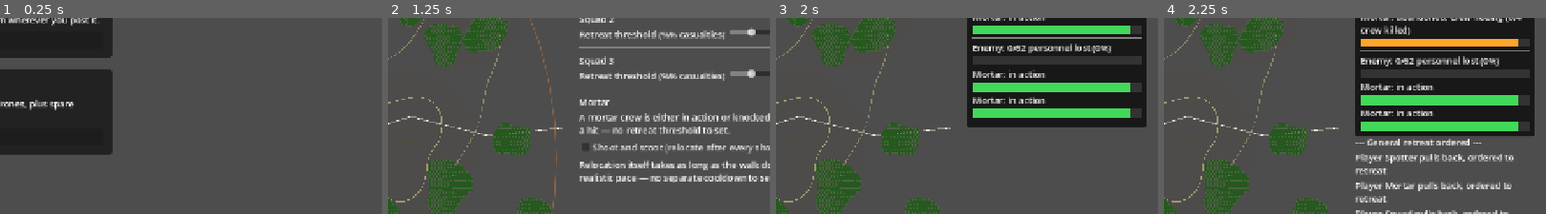
Above: before the commit, frames 1-4 (left to right).
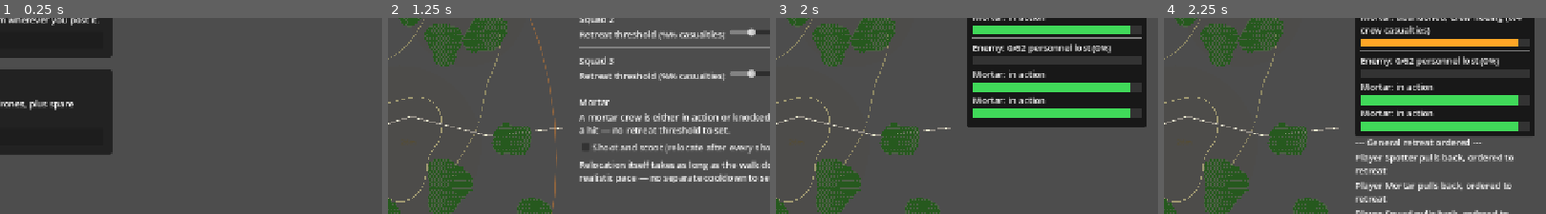
Above: after the commit, the same moments.

Repository: verybadcat/Drones
Game: Godot game, scene res://scenes/Main.tscn
Two runs of this game, one before a commit and one after it. Both use one fixed random seed, a clock stepped at 60 frames per second and the inputs below.
Inputs:
- Up to frame 1 (0.25 s): no input
- Up to frame 2 (1.25 s): click "Choose" at 0.5 s
- Up to frame 3 (2 s): click "Start Battle" at 1.25 s
- Up to frame 4 (2.25 s): click "Order General Retreat" at 2 s
The pictures show only the part of the screen within x 50-100%, y 23-73%; the shares and areas given below are measured in that part.

Frames 1-3 are identical in both runs. In frame 4, 0.4% of the frame differs, in the area x 57-70%, y 3-9%.

Commit message:
Mortar/drone-team crew casualties are now a real killed/wounded mix, not always "killed"
Unit._apply_crew_casualties (and a spotter's single-casualty case)
unconditionally tallied every crew member taken out of action as
killed_count, conflating "knocked out of the fight" with "dead."
Both now roll through the same killed/heavily-wounded/walking-wounded
split a squad's casualties already get. Renamed the underlying
crew_killed field to crew_casualties throughout, since the old name
was itself part of the problem.

The live sidebar (CasualtyDashboard) now says "N/N crew casualties"
instead of "killed"; the AAR breaks a crew's losses down by category
to match, so the detail moves to where it belongs instead of being
wrong everywhere it was shown.

Co-Authored-By: Claude Sonnet 5 <noreply@anthropic.com>

Diff:
--- a/scripts/battle_manager.gd
+++ b/scripts/battle_manager.gd
@@ -2429,9 +2429,11 @@
 ## gets that noted, since "withdrew safely" alone would hide that its crew
 ## was hurt.
 func _crew_survivor_label(u: Unit) -> String:
-	if u.crew_killed > 0 and (u.kind == Unit.Kind.MORTAR or u.kind == Unit.Kind.DRONE_TEAM):
+	if u.crew_casualties > 0 and (u.kind == Unit.Kind.MORTAR or u.kind == Unit.Kind.DRONE_TEAM):
 		var what := "gun abandoned" if u.kind == Unit.Kind.MORTAR else "operations abandoned"
-		return "%s (%d/%d crew killed, %s)" % [u.display_name(), u.crew_killed, u.crew_size, what]
+		return "%s (%d/%d crew casualties: %d killed, %d heavily wounded, %d walking wounded, %s)" % [
+			u.display_name(), u.crew_casualties, u.crew_size, u.killed_count, u.heavily_wounded_count, u.walking_wounded_count, what
+		]
 	return u.display_name()
 
 
@@ -2450,7 +2452,7 @@
 	return {
 		"team_active": drone_team != null and drone_team.state == Unit.State.ACTIVE,
 		"team_state": drone_team.state if drone_team else Unit.State.DESTROYED,
-		"team_crew_killed": drone_team.crew_killed if drone_team else 0,
+		"team_crew_casualties": drone_team.crew_casualties if drone_team else 0,
 		"team_crew_size": drone_team.crew_size if drone_team else 0,
 		"airborne": active_drone != null,
 		"airborne_charge": active_drone.drone_battery_charge if active_drone else -1.0,
@@ -2513,7 +2515,9 @@
 		match u.state:
 			Unit.State.DESTROYED:
 				if u.kind == Unit.Kind.MORTAR or u.kind == Unit.Kind.DRONE_TEAM:
-					destroyed.append("%s (%d/%d crew killed)" % [u.display_name(), u.crew_killed, u.crew_size])
+					destroyed.append("%s (%d/%d crew casualties: %d killed, %d heavily wounded, %d walking wounded)" % [
+						u.display_name(), u.crew_casualties, u.crew_size, u.killed_count, u.heavily_wounded_count, u.walking_wounded_count
+					])
 				else:
 					destroyed.append(u.display_name())
 			Unit.State.WITHDRAWN:
--- a/scripts/casualty_dashboard.gd
+++ b/scripts/casualty_dashboard.gd
@@ -164,17 +164,22 @@
 ## the aggregate pip bar above (see Unit.setup's max_pips = crew_size), but
 ## the exact headcount and WHY it's out of action (abandoned vs. destroyed
 ## outright) is otherwise buried in that one aggregate number — spelled out
-## here instead.
+## here instead. Says "casualties," not "killed" — a crew hit produces a real
+## mix of killed/wounded same as a squad's does (see Unit.
+## _apply_crew_casualties), so labeling the live, at-a-glance readout
+## "killed" would overstate it; the AAR breaks the mix down properly once
+## the battle's over (see BattleManager._crew_survivor_label/
+## _compute_side_stats).
 func _mortar_status_text(u: Unit) -> String:
 	match u.state:
 		Unit.State.ACTIVE:
 			return "in action"
 		Unit.State.RETREATING:
-			return "abandoned, crew fleeing (%d/%d crew killed)" % [u.crew_killed, u.crew_size]
+			return "abandoned, crew fleeing (%d/%d crew casualties)" % [u.crew_casualties, u.crew_size]
 		Unit.State.WITHDRAWN:
-			return "withdrew safely" if u.crew_killed == 0 else "withdrew (%d/%d crew killed)" % [u.crew_killed, u.crew_size]
+			return "withdrew safely" if u.crew_casualties == 0 else "withdrew (%d/%d crew casualties)" % [u.crew_casualties, u.crew_size]
 		Unit.State.DESTROYED:
-			return "destroyed (%d/%d crew killed)" % [u.crew_killed, u.crew_size]
+			return "destroyed (%d/%d crew casualties)" % [u.crew_casualties, u.crew_size]
 	return ""
 
 
@@ -192,8 +197,8 @@
 		return
 	var status: Dictionary = battle_manager.drone_fleet_status()
 	if not status.team_active:
-		_drone_label.text = "Drone team: %s (%d/%d crew killed)" % [
-			_team_state_text(status.team_state), status.team_crew_killed, status.team_crew_size
+		_drone_label.text = "Drone team: %s (%d/%d crew casualties)" % [
+			_team_state_text(status.team_state), status.team_crew_casualties, status.team_crew_size
 		]
 		_drone_fill.color = STATUS_COLOR[status.team_state]
 		return
--- a/scripts/combat_log.gd
+++ b/scripts/combat_log.gd
@@ -78,8 +78,8 @@
 func log_destroyed(unit: Unit) -> void:
 	if unit.kind == Unit.Kind.MORTAR or unit.kind == Unit.Kind.DRONE_TEAM:
 		var what := "the gun" if unit.kind == Unit.Kind.MORTAR else "the operation"
-		add_entry("%s's entire crew is down (%d/%d killed) — %s is lost" % [
-			unit.display_name(), unit.crew_killed, unit.crew_size, what
+		add_entry("%s's entire crew is down (%d/%d casualties) — %s is lost" % [
+			unit.display_name(), unit.crew_casualties, unit.crew_size, what
 		])
 	else:
 		add_entry("%s %s" % [unit.display_name(), unit.destroyed_verb()])
@@ -88,7 +88,7 @@
 func log_crew_abandoned(unit: Unit) -> void:
 	var what := "the gun" if unit.kind == Unit.Kind.MORTAR else "operations"
 	add_entry("%s takes a hit — %d/%d crew down, survivors abandon %s and flee" % [
-		unit.display_name(), unit.crew_killed, unit.crew_size, what
+		unit.display_name(), unit.crew_casualties, unit.crew_size, what
 	])
 
 
--- a/scripts/unit.gd
+++ b/scripts/unit.gd
@@ -162,10 +162,10 @@
 # and its crew are worth just as much to lose, or to kill, as anyone else.
 const MORTAR_CREW_SIZE: int = 4
 var crew_size: int = 0
-var crew_killed: int = 0
+var crew_casualties: int = 0
 
 # SQUAD only: a real 9-person infantry squad, for both sides. Unlike the
-# mortar/drone team's crew_size/crew_killed model (a hit is decisive, killing
+# mortar/drone team's crew_size/crew_casualties model (a hit is decisive, killing
 # a random handful of a small crew at once), a squad takes casualties one
 # soldier at a time per hit (see take_hit's generic `pips = max(pips-1, 0)`)
 # — pips already WAS a literal headcount in that sense, just scaled to a
@@ -183,7 +183,7 @@
 	match kind:
 		Kind.MORTAR:
 			crew_size = MORTAR_CREW_SIZE
-			crew_killed = 0
+			crew_casualties = 0
 			max_pips = crew_size # crew casualties count the same as squad pips — see _apply_crew_casualties
 			base_hit_chance = 0.40
 			unit_label = "Mortar"
@@ -195,7 +195,7 @@
 			fire_interval = 0.0
 		Kind.DRONE_TEAM:
 			crew_size = GameConfig.DRONE_TEAM_CREW_SIZE
-			crew_killed = 0
+			crew_casualties = 0
 			max_pips = crew_size # same crew-casualty accounting as the mortar — see _apply_crew_casualties
 			base_hit_chance = 0.0 # never fires — see BattleManager._tick_fire
 			unit_label = "Drone Team"
@@ -252,14 +252,12 @@
 	# handful, which is exactly why it's also a more attractive TARGET in
 	# the first place (see BattleManager._mortar_target_value).
 	var casualties: int = GameConfig.mortar_casualty_count(pips) if from_mortar else 1
-	if kind == Kind.SQUAD:
-		_categorize_casualties(casualties)
-	else:
-		# SPOTTER: one-hit-fragile (max_pips == 1), no graduated wounded
-		# split for a single person — counts as killed, same reasoning as
-		# _apply_crew_casualties. Also keeps the side-wide breakdown exactly
-		# reconciling with pips actually lost for every kind, not just squads.
-		killed_count += casualties
+	# SPOTTER (one-hit-fragile, max_pips == 1) gets the same categorization
+	# roll as a SQUAD's casualties — no reason a spotter's single casualty
+	# should be unconditionally "killed" any more than a mortar crew's are
+	# (see _apply_crew_casualties). Also keeps the side-wide breakdown
+	# exactly reconciling with pips actually lost for every kind.
+	_categorize_casualties(casualties)
 	pips = max(pips - casualties, 0)
 	if pips <= 0:
 		state = State.DESTROYED
@@ -313,27 +311,28 @@
 
 ## A mortar crew (or a drone team's ground crew) doesn't shrug off a hit and
 ## keep working the way a rifle squad absorbs casualties — a round landing
-## on/near a small crew is decisive. Tracks exactly how many went down (an
-## honest headcount, not a vague percent) so the AAR can report a real
-## number. If anyone survives, they abandon the position right there — it's
-## out of action for the rest of the battle either way — and retreat to try
-## to get clear (see order_retreat()); only a hit that gets the whole crew
-## actually destroys the unit.
-##
-## Every one of these counts as killed_count too, not just crew_killed — the
-## model has no separate "wounded crew" concept (a decisive hit either takes
-## someone down for good or doesn't touch them at all), so folding straight
-## into killed_count is exactly right, not a simplification. This is what
-## keeps _compute_side_stats's killed/heavily_wounded/walking_wounded/
+## on/near a small crew is decisive: however many of them go down in this
+## one hit (`crew_casualties`, an honest headcount, not a vague percent) are
+## OUT OF ACTION for the rest of the battle either way, unlike a squad's
+## gradual attrition. If anyone survives, they abandon the position right
+## there and retreat to try to get clear (see order_retreat()); only a hit
+## that accounts for the whole crew actually destroys the unit.
+##
+## "Out of action" is not the same claim as "dead," though — a crew hit is
+## exactly as capable of producing killed vs. wounded survivors as a squad's
+## is, so each of these newly-down crew members gets the same _categorize_
+## casualties roll a squad's casualties do, instead of every one of them
+## being unconditionally tallied as killed_count. This is also what keeps
+## _compute_side_stats's killed/heavily_wounded/walking_wounded/
 ## wounded_left_behind breakdown always summing to the side's actual total
 ## personnel lost, mortars and drone-team crews included, not just squads.
 func _apply_crew_casualties(known_enemy_positions: Array[Vector2] = [], ally_positions: Array[Vector2] = []) -> void:
-	var remaining: int = crew_size - crew_killed
-	var newly_killed: int = randi_range(1, remaining)
-	crew_killed += newly_killed
-	killed_count += newly_killed
-	pips = crew_size - crew_killed # feeds the side's overall casualty tally exactly like a squad's pips — see setup()
-	if crew_killed >= crew_size:
+	var remaining: int = crew_size - crew_casualties
+	var newly_down: int = randi_range(1, remaining)
+	crew_casualties += newly_down
+	_categorize_casualties(newly_down)
+	pips = crew_size - crew_casualties # feeds the side's overall casualty tally exactly like a squad's pips — see setup()
+	if crew_casualties >= crew_size:
 		state = State.DESTROYED
 		state_changed.emit(self)
 		return
Not shown, changed: docs/designs/tactical-commander-doctrine.md
